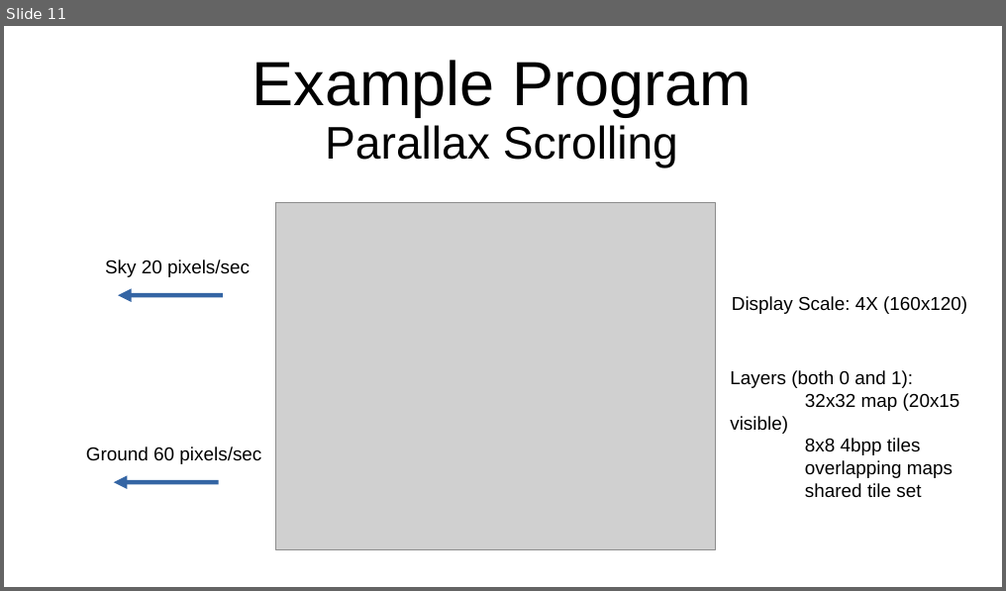
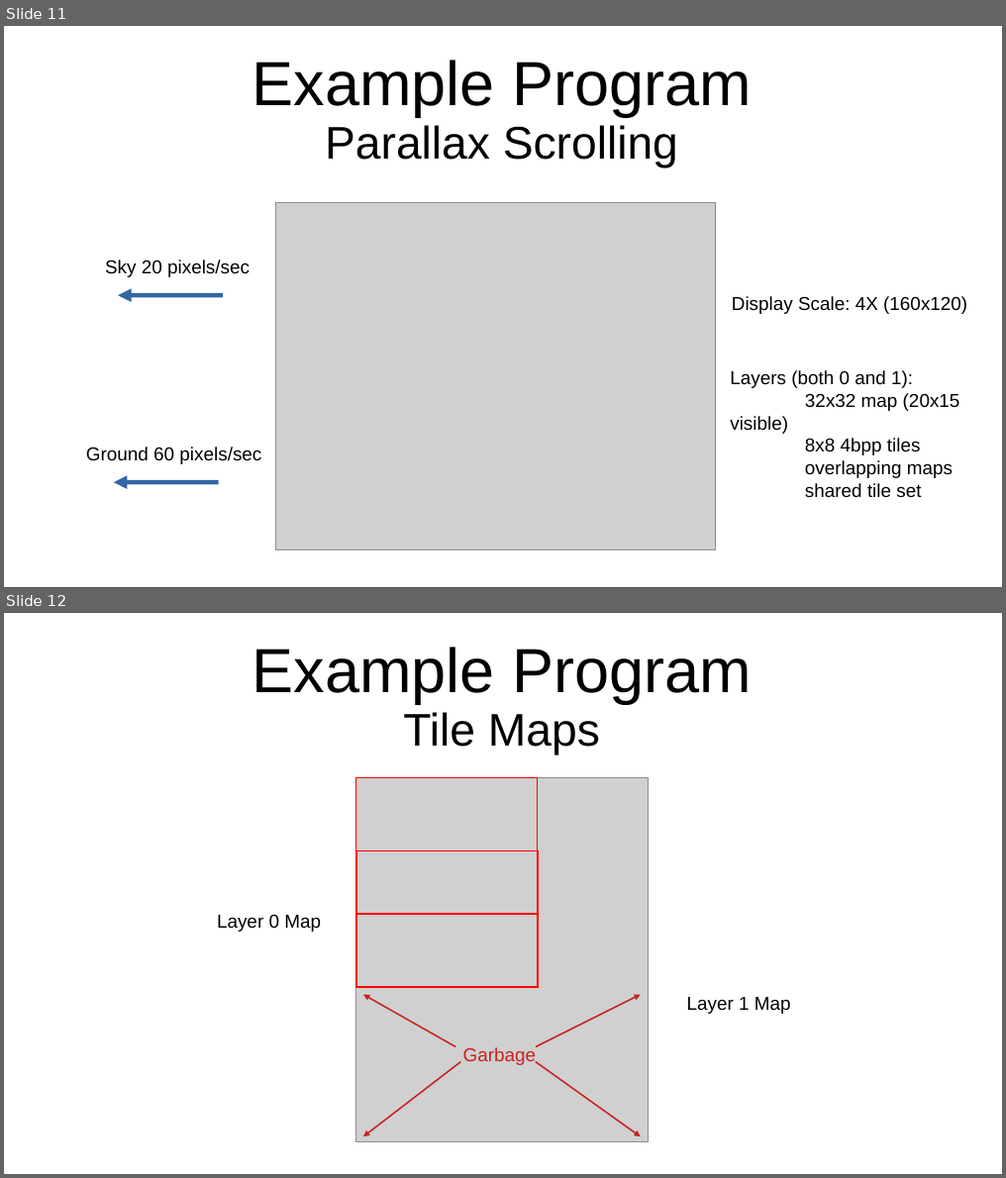
Before and after one commit to SlithyMatt/x16-assembly-tutorial, a slide deck: Lesson12/Lesson12.odp. Shown one above the other, each under a label of ours: slide 11 before the commit, slides 11 and 12 after it. The pictures are 1006x591 and 1006x1178 pixels, drawn with LibreOffice and Linux fonts; fonts in the diff are those of the drawing; grey boxes stand for pictures. Boxes give left, top, right and bottom in pixels: in the first picture for what was removed or moved away, otherwise in the second. Text is boxed around its words. In the diff, an @@ line names an element or a change of style, - is before the commit and + after.

```diff
--- a/Lesson12/Lesson12.odp
+++ b/Lesson12/Lesson12.odp
@@ slide 12 added at [4,613,1002,1174], background #FFFFFF @@
@@ title added at [252,647,751,756], 60 pt, text #000000 @@
+Example Program
+Tile Maps
@@ picture added at [355,777,648,1143] @@
@@ rectangle added at [355,777,537,914], outline #FF0000 1.45 pt @@
@@ rectangle added at [356,851,538,987], outline #FF0000 1.45 pt @@
@@ text added at [217,914,321,932], 18 pt, text #000000 @@
+Layer 0 Map
@@ text added at [687,997,791,1014], 18 pt, text #000000 @@
+Layer 1 Map
@@ group added at [363,995,641,1137]: 4 arrows, 1 text @@
+Garbage
```
Also in this commit, not shown: 1 slide changed.
